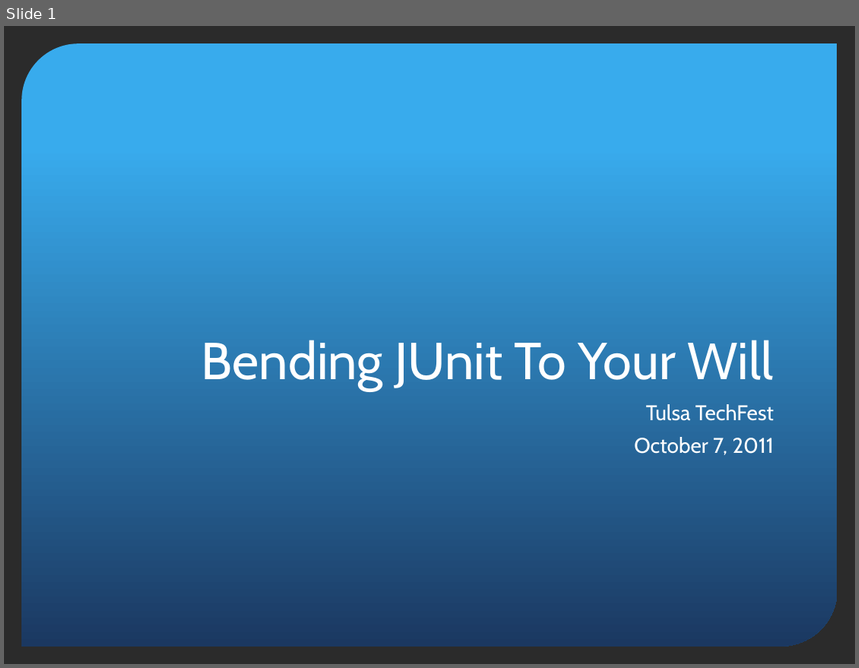
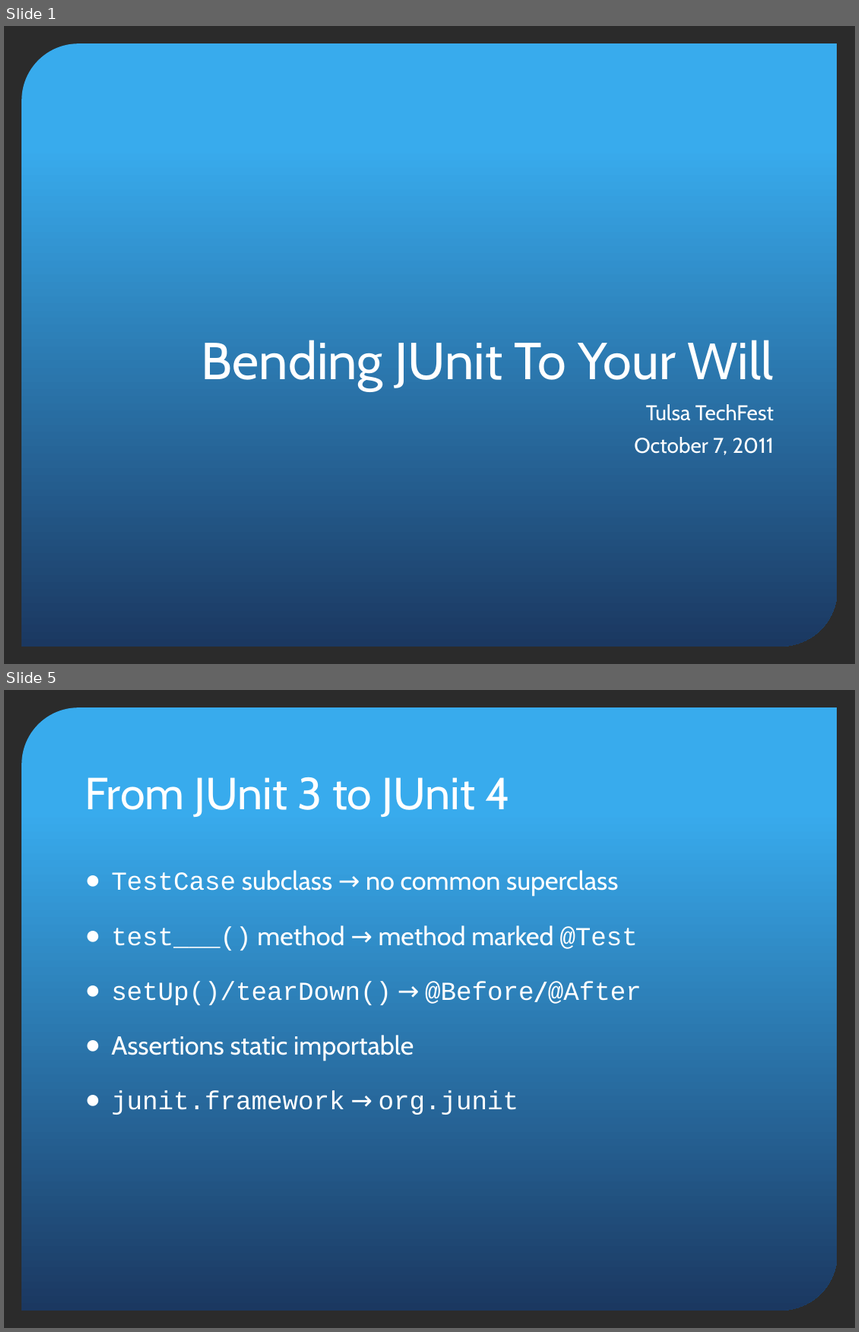
Before and after one commit to pholser/bending-junit, a slide deck: bending-junit.pptx. Shown one above the other, each under a label of ours: slide 1 before the commit, slides 1 and 5 after it; the slides between them are not shown. The pictures are 859x668 and 859x1332 pixels, drawn with LibreOffice and Linux fonts; fonts in the diff are those of the drawing; background and template pictures are left out; a plain dark background stands for a picture behind light text. Boxes give left, top, right and bottom in pixels: in the first picture for what was removed or moved away, otherwise in the second. Text is boxed around its words. In the diff, an @@ line names an element or a change of style, - is before the commit and + after.

Commit message:
Adding slides, adding factory method to PredicateMatcher, assuming Predicates respond to toString() sensibly, and as though they could be a SAM type.

```diff
--- a/bending-junit.pptx
+++ b/bending-junit.pptx
@@ slide 5 added at [4,690,855,1328], background picture (left out); not listed: 1 template element that a slide beside it also shows @@
@@ title added at [85,777,511,817], 38 pt, text #FFFFFF @@
+From JUnit 3 to JUnit 4
@@ text added at [111,870,642,1115], 22 pt, text #FFFFFF @@
+● TestCase subclass → no common superclass
+● test___() method → method marked @Test
+● setUp()/tearDown() → @Before/@After
+● Assertions static importable
+● junit.framework → org.junit
```
Also in this commit, not shown: 8 other slides added, 3 other files.
